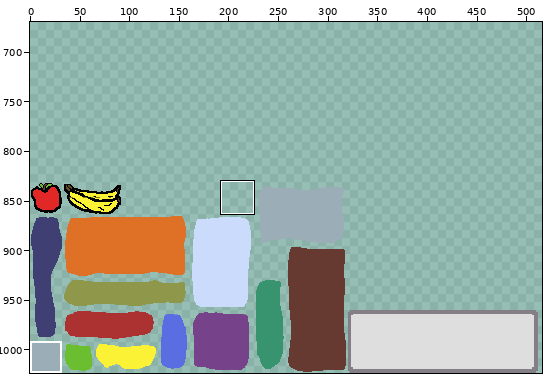
One commit to this pixel-art file: assets/project/test1.aseprite. Above, an overview of the earlier version with the close-up marked.
Close-up. First the earlier version:
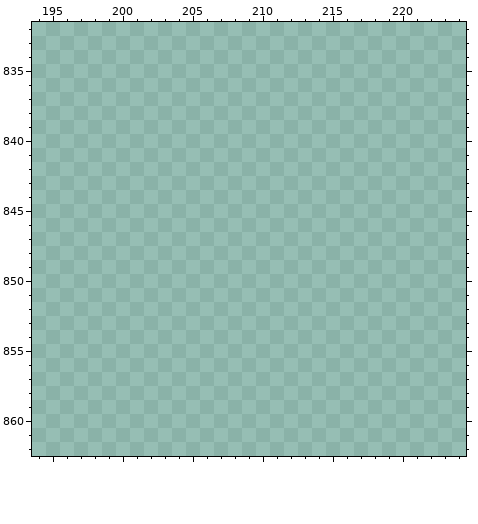
1024x1024 pixels, 1 frame. Shown: x 194..224, y 832..862. The wide view leaves out empty margins. The commit also changed other parts of the picture, which this record leaves out.
New version:
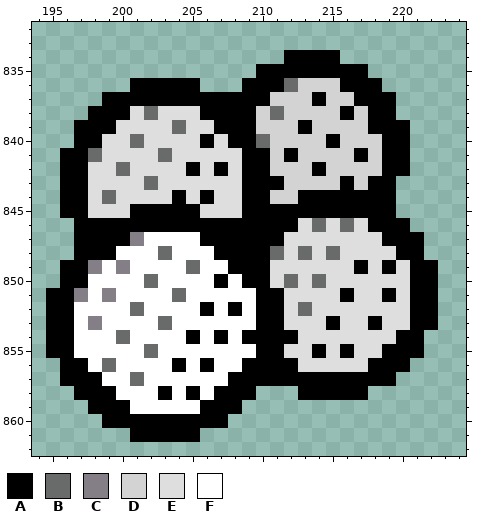
Palette (. is transparent): A #000000  B #696a6a  C #847e87  D #d3d3d3  E #dedede  F #ffffff
Edits made:
Changed rows in their new state; - is an unchanged pixel.
first column x 195:
834 -----------------AAAA-------
835 ---------------AAAAAAAA-----
836 ------AAAAA---AAABDDDAAA----
837 ----AAAAAAAAAAAADDDADDAAA---
838 ---AAAEBEEEAAAADBDDDDADAA---
839 --AAAEEEEBEEAAADDDADDDDAAA--
840 --AAEEBEEEEAEAABDDDDADDDAA--
841 -AABEEEEBEEEEEAADADDDDADAA--
842 -AAEEBEEEEAEAEAADDDADDDDAA--
843 -AAEEEEBEEEEEEAAADDDDADAA---
844 -AAEBEEEEAEAEEAADDAAAAAAA---
845 -AAEEEAAAAAEEEAAAAAAAAAAA---
846 --AAAAAAAAAAAAAAAAEBEBEAAA--
847 --AAAACFFFFAAAAAAEEEEEEEAAA-
848 --AAAFFFBFFFAAAABEBEBEEEEAA-
849 -AACFCFFFFBFFAAAEEEEEEAEAEAA
850 -AAFFFFBFFFFAFAAEBEBEEEEEEAA
851 AACFCFFFFBFFFFFAAEEEEAEEAEAA
852 AAFFFFBFFFFAFAFAAEBEEEEEEEAA
853 AAFCFFFFBFFFFFFAAEEEAEEAEEAA
854 AAFFFBFFFFAFAFAAAAEEEEEEEAA-
855 AAFFFFFBFFFFFFFAAEEAEAEEAAA-
856 -AAFBFFFFAFAFFAAAAEEEEEAAA--
857 -AAAFFBFFFFFFAAAAAAAAAAAA---
858 --AAAFFFAFAFAAA---AAAAA-----
859 ---AAAFFFFFAAA--------------
860 ----AAAAAAAAA---------------
861 ------AAAAA-----------------
Where, in picture pixels (left, top, right, bottom), the same in both close-ups:
added: (46, 50, 438, 442)
